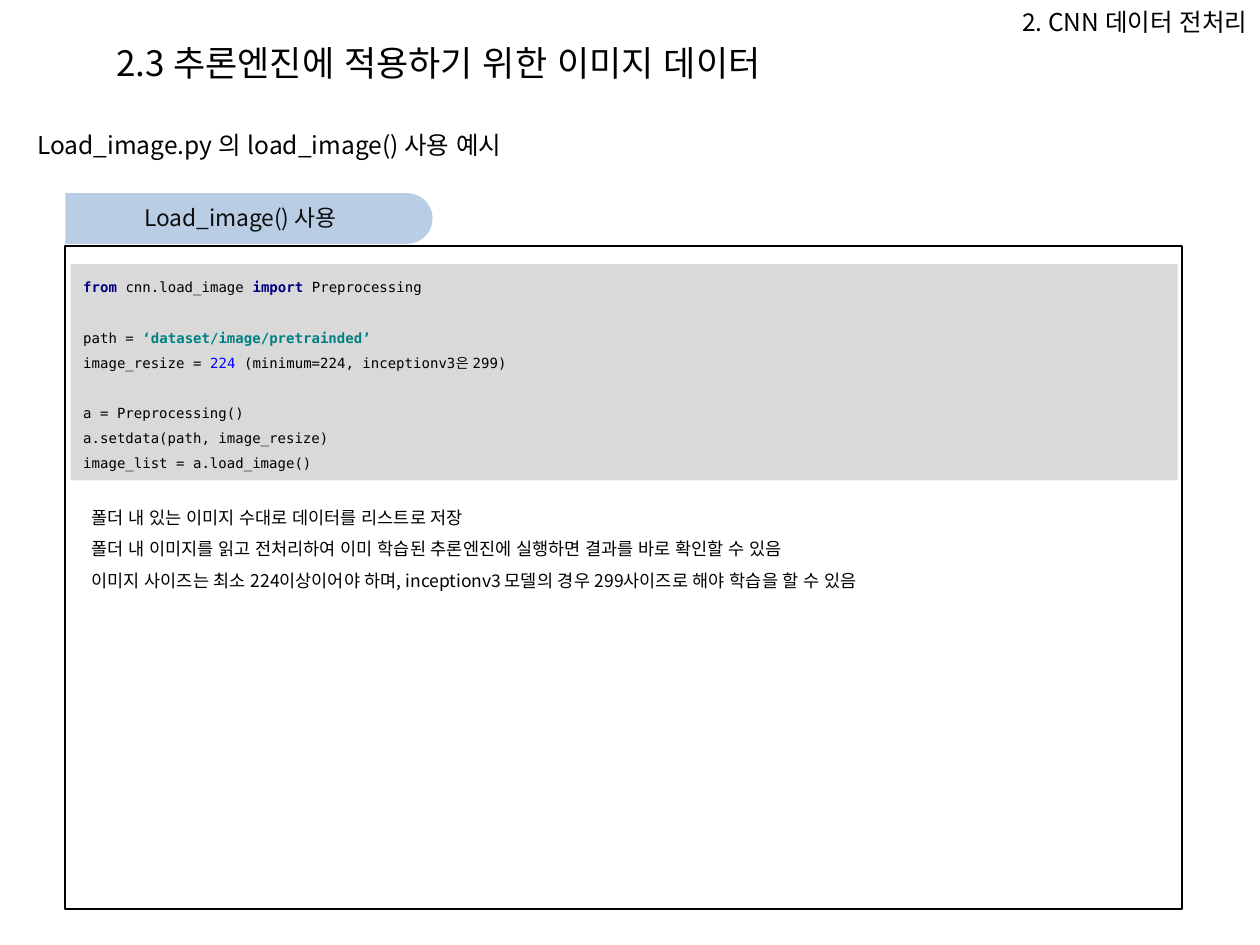
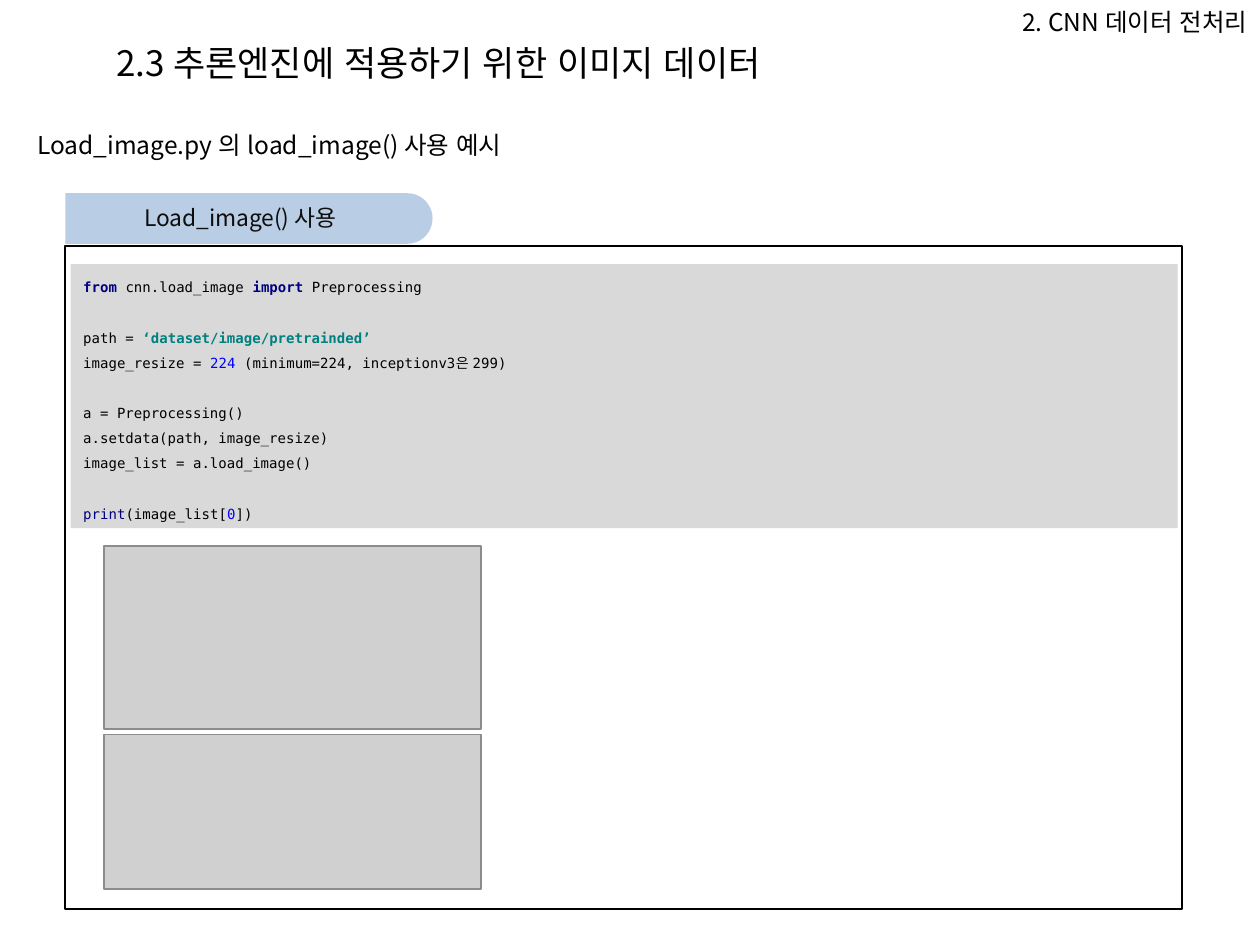
Before and after one commit to Heechul90/Preprocessing, a slide deck: slide 20 of 파이썬 전처리 코드 모듈화 설명.pptx (slide 19 before the commit). Drawn at 1260x945 pixels with LibreOffice and Linux fonts; fonts in the diff are those of the drawing; grey boxes stand for pictures; background and template pictures are left out. Boxes give left, top, right and bottom in pixels: in the first picture for what was removed or moved away, otherwise in the second. Text is boxed around its words. In the diff, an @@ line names an element or a change of style, - is before the commit and + after.

```diff
--- a/파이썬 전처리 코드 모듈화 설명.pptx
+++ b/파이썬 전처리 코드 모듈화 설명.pptx
@@ rectangle "from cnn.load_image import Preprocessing path ...": place and size @@
-rectangle "from cnn.load_image import Preprocessing path ..." at bbox=[71, 265, 1178, 481]
+rectangle "from cnn.load_image import Preprocessing path ..." at bbox=[71, 265, 1178, 529]
@@ text in rectangle at bbox=[83, 508, 252, 522]: paragraph added @@
+print(image_list[0])
@@ text removed at bbox=[92, 509, 857, 591] @@
-폴더 내 있는 이미지 수대로 데이터를 리스트로 저장
-폴더 내 이미지를 읽고 전처리하여 이미 학습된 추론엔진에 실행하면 결과를 바로 확인할 수 있음
-이미지 사이즈는 최소 224이상이어야 하며, inceptionv3 모델의 경우 299사이즈로 해야 학습을 할 수 있음
@@ picture added at bbox=[105, 546, 481, 728] @@
@@ picture added at bbox=[105, 735, 481, 890] @@
```
Also in this commit, not shown: 13 other slides changed, 4 slides added, 3 slides removed, 14 other files.
